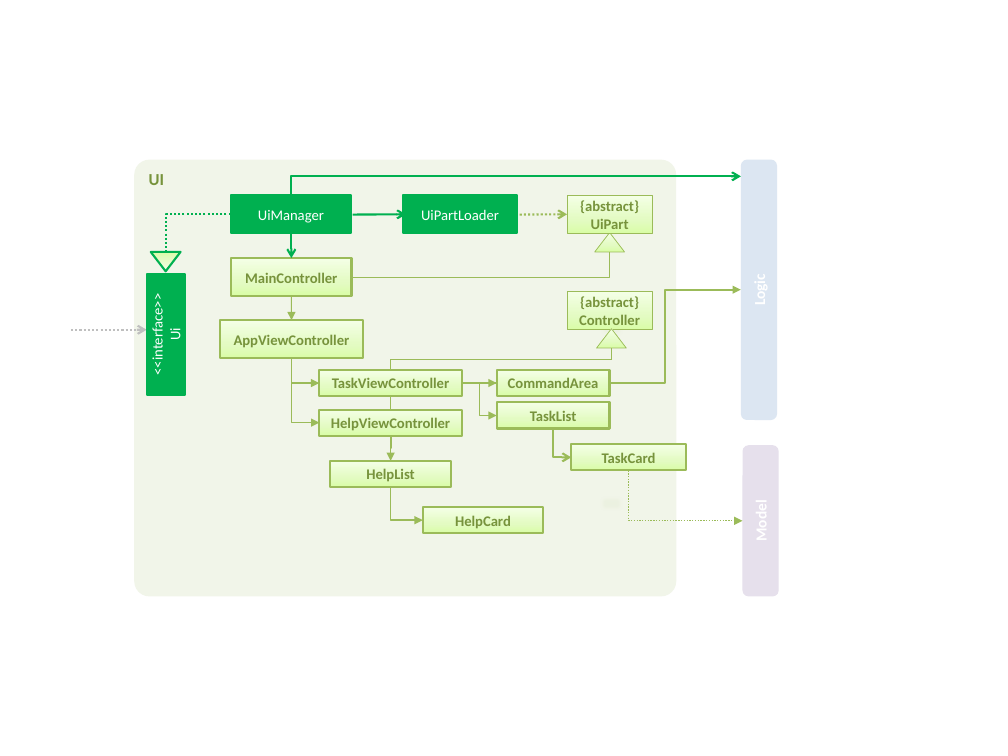
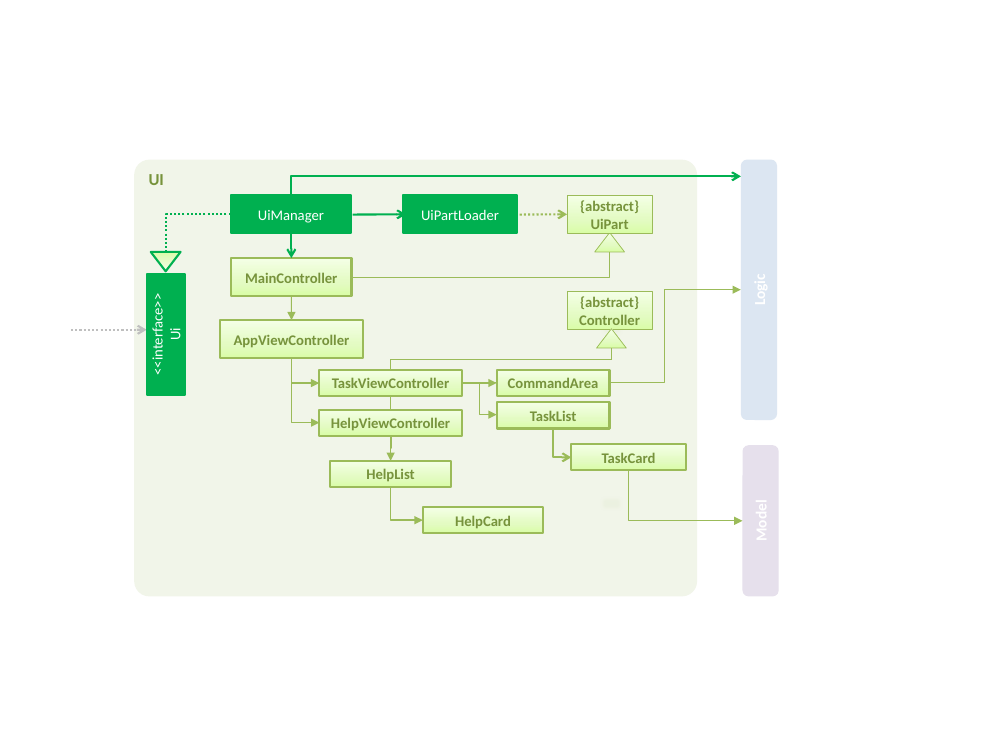
Before and after one commit to CS2103AUG2016-W10-C2/addressbook-level4, a slide deck: slide 5 of docs/diagrams/Diagrams.pptx. Drawn at 1008x756 pixels with LibreOffice and Linux fonts; fonts in the diff are those of the drawing. Boxes give left, top, right and bottom in pixels: in the first picture for what was removed or moved away, otherwise in the second. Text is boxed around its words. In the diff, an @@ line names an element or a change of style, - is before the commit and + after.

Commit message:
Update Diagrams.pptx and UiClassDiagram

```diff
--- a/docs/diagrams/Diagrams.pptx
+++ b/docs/diagrams/Diagrams.pptx
@@ rounded rectangle "UI": place and size @@
-rounded rectangle "UI" at bbox=[134, 159, 676, 596]
+rounded rectangle "UI" at bbox=[134, 159, 698, 596]
@@ elbow arrow (462, 383) - (741, 289): stroke #9BBB59 1.25 pt to #9BBB59 0.75 pt @@
@@ elbow arrow (629, 471) - (743, 521): stroke #9BBB59 1 pt dashed to #9BBB59 0.75 pt @@
```
Also in this commit, not shown: 1 other file.
